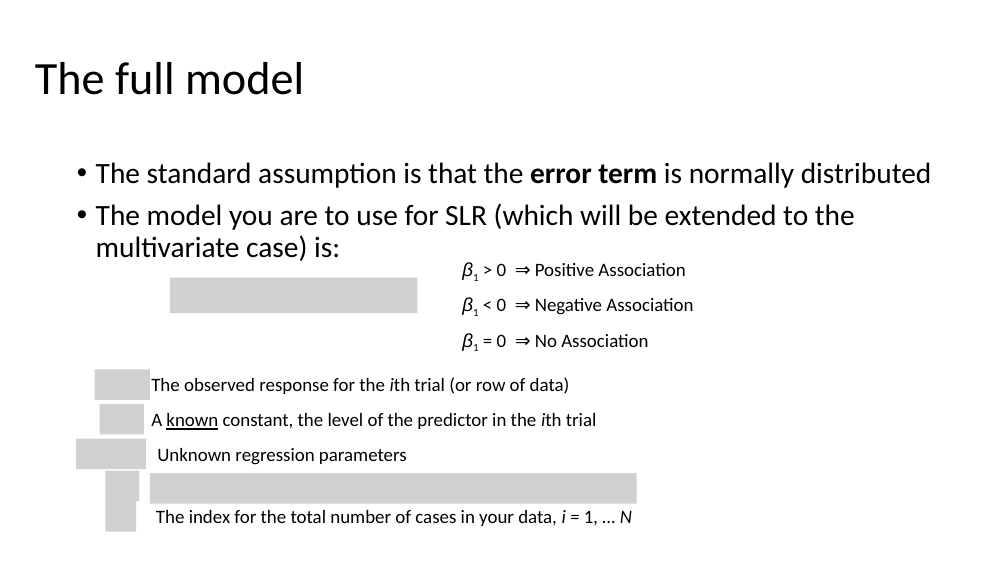
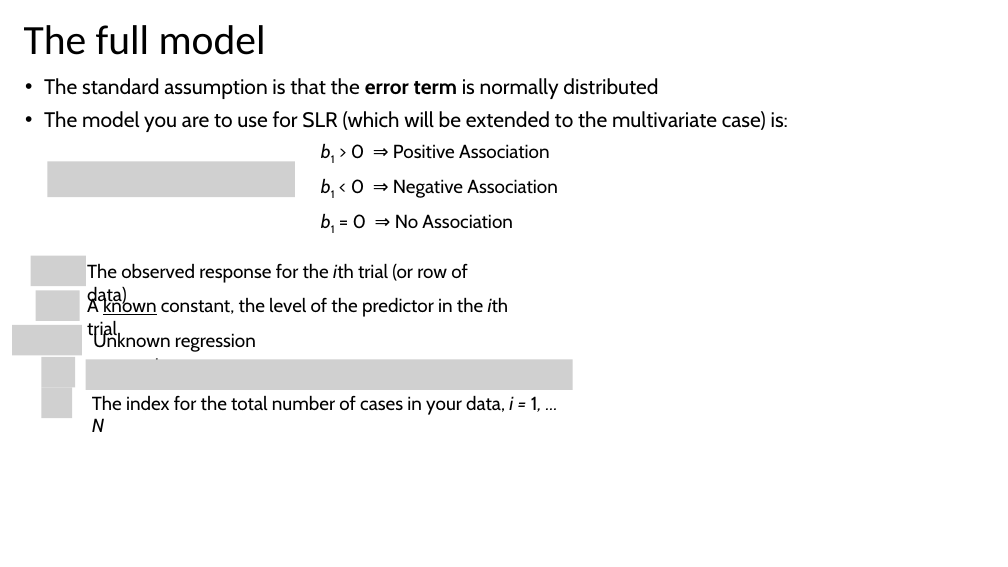
Before and after one commit to issues-osu/statsii-spring2026, a slide deck: slide 16 of slides/MLR/lecture.pptx (slide 15 before the commit). Drawn at 1008x567 pixels with LibreOffice and Linux fonts; fonts in the diff are those of the drawing; grey boxes stand for pictures. Boxes give left, top, right and bottom in pixels: in the first picture for what was removed or moved away, otherwise in the second. Text is boxed around its words. In the diff, an @@ line names an element or a change of style, - is before the commit and + after.

```diff
--- a/slides/MLR/lecture.pptx
+++ b/slides/MLR/lecture.pptx
@@ title "The full model": place and size @@
-title "The full model" at (35, 62, 304, 95)
+title "The full model" at (24, 25, 266, 55)
@@ title "The full model" at (24, 25, 266, 55): size 44 to 39.6 pt @@
@@ text "The standard assumption is that ...": place and size @@
-text "The standard assumption is that ..." at (96, 162, 932, 261)
+text "The standard assumption is that ..." at (44, 78, 788, 132)
@@ text "The standard assumption is that ..." at (44, 78, 788, 132): size 28 to 20 pt, font Calibri to Cabin @@
@@ text at (351, 144, 557, 229): text changed; font Calibri to Cabin @@
-β1 > 0 ⇒ Positive Association
-β1 < 0 ⇒ Negative Association
-β1 = 0 ⇒ No Association
+b1 > 0 ⇒ Positive Association
+b1 < 0 ⇒ Negative Association
+b1 = 0 ⇒ No Association
@@ picture added at (48, 162, 296, 197) @@
@@ picture added at (31, 256, 86, 286) @@
@@ picture added at (36, 290, 79, 321) @@
@@ picture removed at (170, 278, 418, 313) @@
@@ picture added at (12, 325, 82, 355) @@
@@ picture added at (42, 357, 76, 387) @@
@@ picture added at (42, 388, 73, 418) @@
@@ 4 texts: place and size @@
-4 texts at (151, 377, 632, 526)
+4 texts at (87, 263, 542, 415)
@@ font Calibri to Cabin in 4 elements at (87, 263, 468, 283), (87, 297, 509, 317), (93, 331, 256, 360), (92, 395, 542, 415) @@
@@ picture added at (85, 360, 572, 390) @@
@@ picture removed at (95, 370, 150, 400) @@
@@ picture removed at (100, 404, 144, 434) @@
@@ picture removed at (76, 439, 146, 469) @@
@@ picture removed at (105, 471, 139, 501) @@
@@ picture removed at (150, 473, 637, 504) @@
@@ picture removed at (105, 501, 136, 532) @@
```
Also in this commit, not shown: 26 other slides changed, 29 slides added, 27 slides removed, 51 other files.
